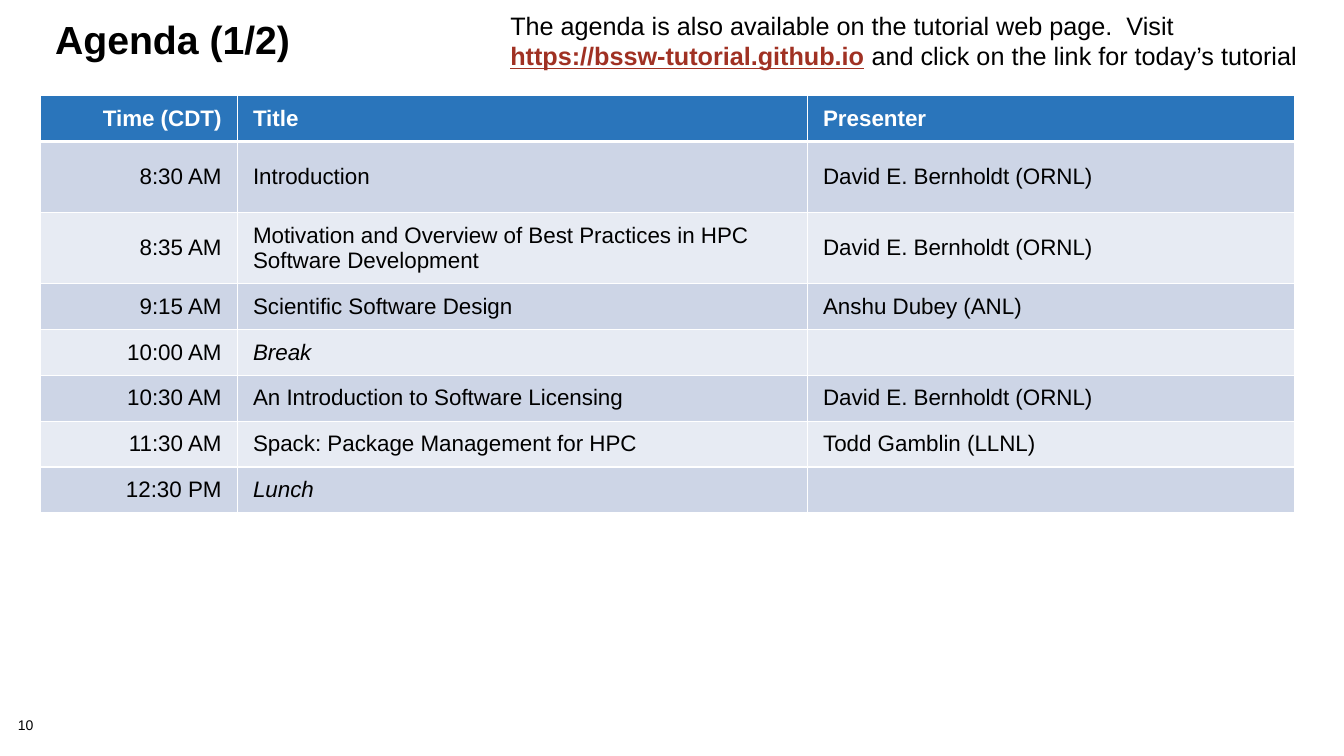
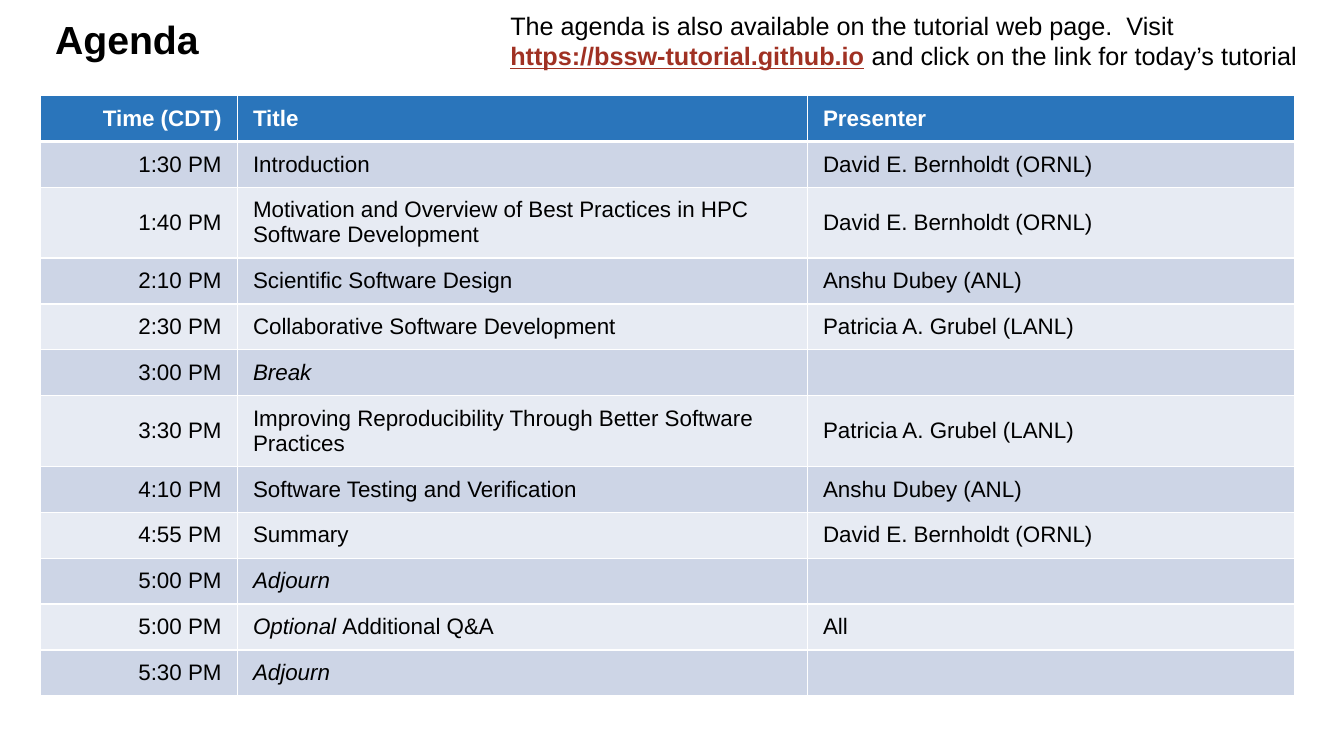
Before and after one commit to bssw-tutorial/presentations, a slide deck: slide 11 of intro-a.pptx (slide 10 before the commit). Drawn at 1344x756 pixels with LibreOffice and Linux fonts; fonts in the diff are those of the drawing; background and template pictures are left out. Boxes give left, top, right and bottom in pixels: in the first picture for what was removed or moved away, otherwise in the second. Text is boxed around its words. In the diff, an @@ line names an element or a change of style, - is before the commit and + after.

```diff
--- a/intro-a.pptx
+++ b/intro-a.pptx
@@ title at box(55, 25, 199, 62): text changed @@
-Agenda (1/2)
+Agenda
@@ table at box(40, 96, 1294, 724) @@
-row 2: 8:30 AM | Introduction | David E. Bernholdt (ORNL)
-row 3: 8:35 AM | Motivation and Overview of Best Practices in HPC Software Development | David E. Bernholdt (ORNL)
-row 4: 9:15 AM | Scientific Software Design | Anshu Dubey (ANL)
-row 5: 10:00 AM | Break | 
-row 6: 10:30 AM | An Introduction to Software Licensing | David E. Bernholdt (ORNL)
-row 7: 11:30 AM | Spack: Package Management for HPC | Todd Gamblin (LLNL)
-row 8: 12:30 PM | Lunch | 
+row 2: 1:30 PM | Introduction | David E. Bernholdt (ORNL)
+row 3: 1:40 PM | Motivation and Overview of Best Practices in HPC Software Development | David E. Bernholdt (ORNL)
+row 4: 2:10 PM | Scientific Software Design | Anshu Dubey (ANL)
+row 5: 2:30 PM | Collaborative Software Development | Patricia A. Grubel (LANL)
+row 6: 3:00 PM | Break | 
+row 7: 3:30 PM | Improving Reproducibility Through Better Software Practices | Patricia A. Grubel (LANL)
+row 8: 4:10 PM | Software Testing and Verification | Anshu Dubey (ANL)
+row 9: 4:55 PM | Summary | David E. Bernholdt (ORNL)
+row 10: 5:00 PM | Adjourn | 
+row 11: 5:00 PM | Optional Additional Q&A | All
+row 12: 5:30 PM | Adjourn | 
@@ page number removed at box(18, 720, 34, 730) @@
-10
```
Also in this commit, not shown: 4 other slides changed, 1 slide added, 1 slide removed, 2 other files.
